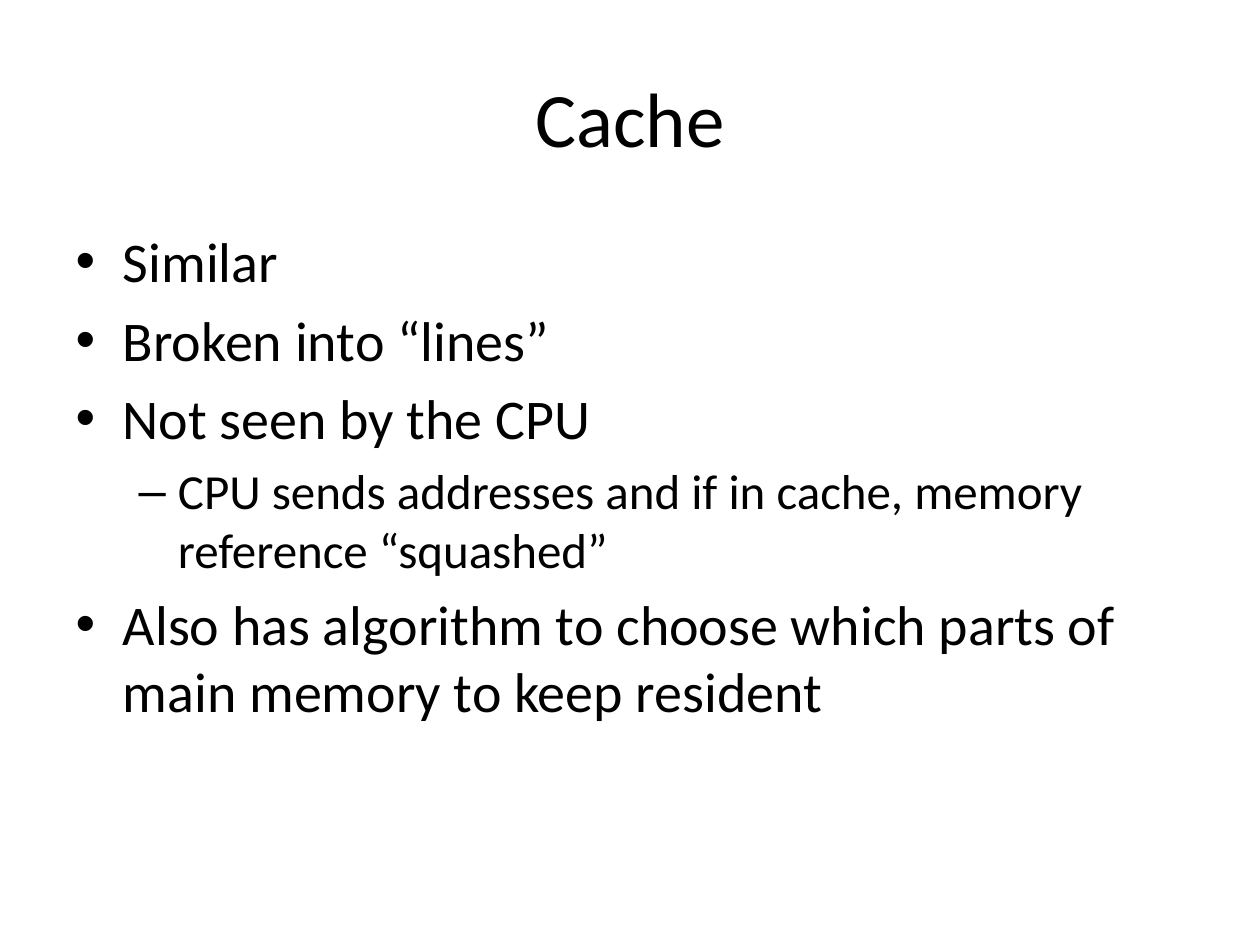
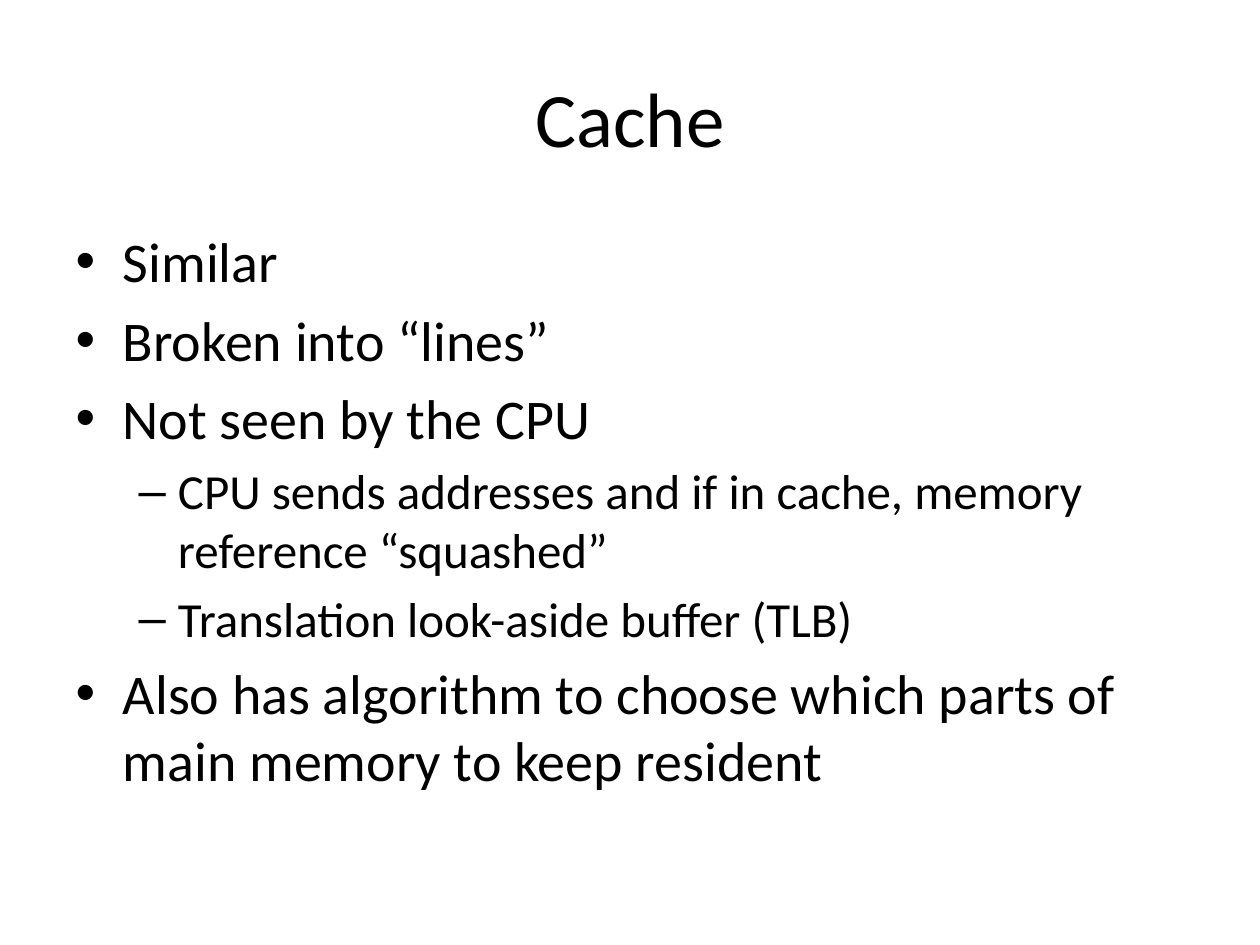
Before and after one commit to ivogeorg/cs1030, a slide deck: slide 26 of slides-steve/Chapter 04.pptx. Drawn at 1260x945 pixels with LibreOffice and Linux fonts; fonts in the diff are those of the drawing; background and template pictures are left out. Boxes give left, top, right and bottom in pixels: in the first picture for what was removed or moved away, otherwise in the second. Text is boxed around its words. In the diff, an @@ line names an element or a change of style, - is before the commit and + after.

```diff
--- a/slides-steve/Chapter 04.pptx
+++ b/slides-steve/Chapter 04.pptx
@@ text at (178,601,853,644): paragraph added @@
+  – Translation look-aside buffer (TLB)
```
Also in this commit, not shown: 13 other slides changed, 5 other files.
